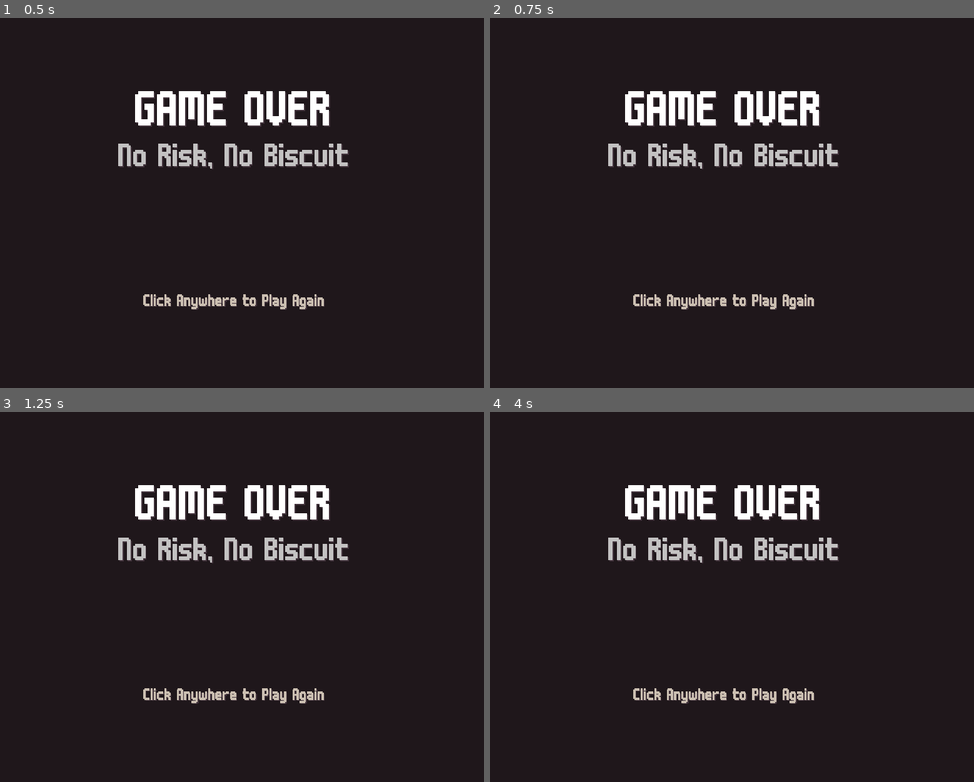
Above: before the commit, frames 1-4 (two rows, left to right).
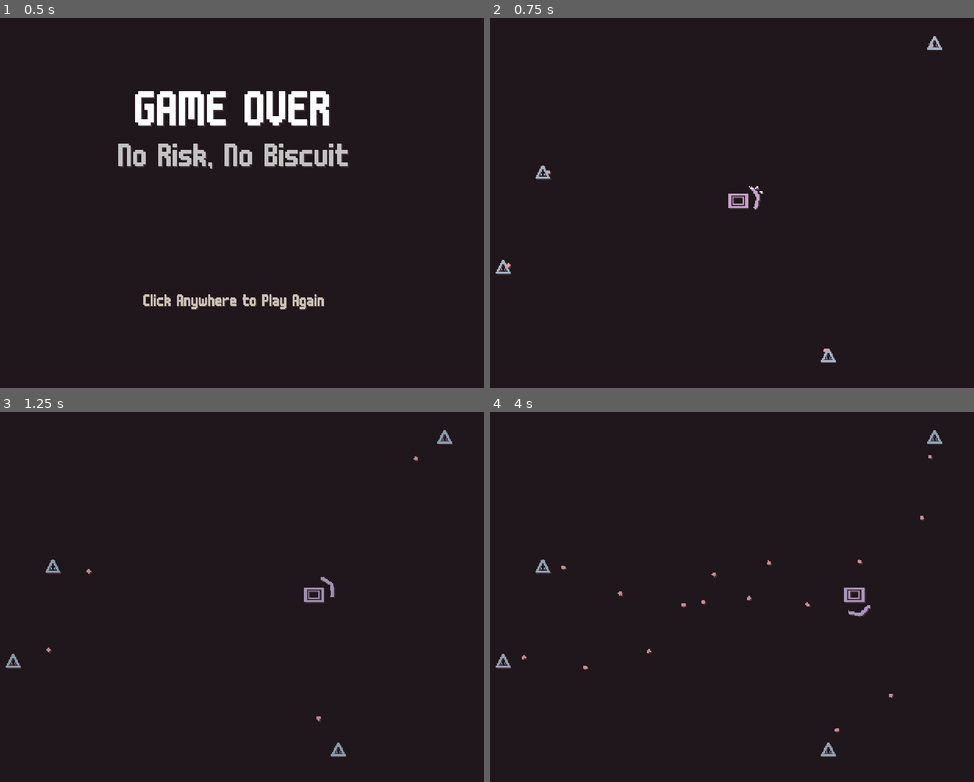
Above: after the commit, the same moments.

Repository: skibbl-dev/bisk-it-for-the-Ruscuit
Game: Godot game, scene res://scenes/death_screen.tscn
The game is run twice, just before and just after one commit, with the same random seed, the same clock (stepped at 60 frames per second) and the same inputs. This scene is started directly instead of the project's main scene. Sound files missing from this copy of the repository are replaced by a short silence.
Inputs (mouse positions are in pixels of both pictures, inside the frame that each line leads up to):
- Up to frame 1 (0.5 s): no input
- Up to frame 2 (0.75 s): tap Enter at 0.5 s; move the mouse to (833, 180) at 0.52 s; hold D (right) from 0.53 s (still down); right-click (833, 180) at 0.6 s; click (833, 180) at 0.67 s
- Up to frame 3 (1.25 s): keep holding D (right)
- Up to frame 4 (4 s): tap Enter every 0.75 s from 1.25 to 3.5 s; move the mouse to (625, 611) at 1.27 s; release D (right) at 1.28 s; hold S (down) 1.28-2.03 s; click (625, 611) at 1.35 s; move the mouse to (775, 511) at 2.02 s; hold D (right) 2.03-2.78 s; right-click (775, 511) at 2.1 s; click (775, 511) at 2.17 s; move the mouse to (698, 671) at 2.77 s; hold W (up) 2.78-3.53 s; click (698, 671) at 2.85 s; move the mouse to (872, 652) at 3.52 s; hold A (left) from 3.53 s (still down); right-click (872, 652) at 3.6 s; click (872, 652) at 3.67 s

Frame 1 is identical in both runs. In frame 2, 5.5% of the frame differs, in the area x 1-94%, y 4-94%; in frame 3, 5.5%; in frame 4, 5.7%.

Commit message:
death screen works

Diff:
--- /dev/null
+++ b/scenes/death_screen.gd
@@ -0,0 +1,5 @@
+extends Node2D
+
+func _input(event):
+	if event is InputEventMouseButton and event.is_pressed():
+		get_tree().change_scene_to_file("res://scenes/game.tscn")
--- a/scenes/death_screen.tscn
+++ b/scenes/death_screen.tscn
@@ -1,9 +1,11 @@
-[gd_scene load_steps=3 format=3 uid="uid://njdj5kg7xqm6"]
+[gd_scene load_steps=4 format=3 uid="uid://njdj5kg7xqm6"]
 
+[ext_resource type="Script" uid="uid://b5y1dv4ckft5g" path="res://scenes/death_screen.gd" id="1_mqh5l"]
 [ext_resource type="PackedScene" uid="uid://sr188lxw1nlt" path="res://objects/shadow_shader.tscn" id="1_uyutr"]
 [ext_resource type="FontFile" uid="uid://en8i7l5eksif" path="res://assets/m6x11.ttf" id="2_dwo6e"]
 
 [node name="death_screen" type="Node2D"]
+script = ExtResource("1_mqh5l")
 
 [node name="ShadowShader" parent="." instance=ExtResource("1_uyutr")]
 
--- a/scenes/game.tscn
+++ b/scenes/game.tscn
@@ -49,6 +49,21 @@
 [sub_resource type="RectangleShape2D" id="RectangleShape2D_lbhrr"]
 size = Vector2(480, 20)
 
+[sub_resource type="Animation" id="Animation_vtaks"]
+length = 0.001
+tracks/0/type = "value"
+tracks/0/imported = false
+tracks/0/enabled = true
+tracks/0/path = NodePath("WaveTransition/TextureRect:position")
+tracks/0/interp = 1
+tracks/0/loop_wrap = true
+tracks/0/keys = {
+"times": PackedFloat32Array(0),
+"transitions": PackedFloat32Array(1),
+"update": 0,
+"values": [Vector2(480, 165.5)]
+}
+
 [sub_resource type="Animation" id="Animation_0tnpc"]
 resource_name = "WaveTransitions"
 length = 2.0
@@ -64,21 +79,6 @@
 "transitions": PackedFloat32Array(1.5, 0.494816, 0.450625, 1, 1.5, 1),
 "update": 0,
 "values": [Vector2(480, 165.5), Vector2(20, 165.5), Vector2(-50, 165.5), Vector2(0, 165.5), Vector2(0, 165.5), Vector2(-480, 165.5)]
-}
-
-[sub_resource type="Animation" id="Animation_vtaks"]
-length = 0.001
-tracks/0/type = "value"
-tracks/0/imported = false
-tracks/0/enabled = true
-tracks/0/path = NodePath("WaveTransition/TextureRect:position")
-tracks/0/interp = 1
-tracks/0/loop_wrap = true
-tracks/0/keys = {
-"times": PackedFloat32Array(0),
-"transitions": PackedFloat32Array(1),
-"update": 0,
-"values": [Vector2(480, 165.5)]
 }
 
 [sub_resource type="AnimationLibrary" id="AnimationLibrary_vtaks"]
--- a/scripts/player.gd
+++ b/scripts/player.gd
@@ -131,7 +131,7 @@
 		return
 	last_hit = Conductor.current_beat
 	if sprite.frame == 3:
-		pass
+		get_tree().change_scene_to_file("res://scenes/death_screen.tscn")
 	else:
 		sprite.frame+=1
 	_area.queue_free()
Not shown, added: scenes/death_screen.gd.uid
